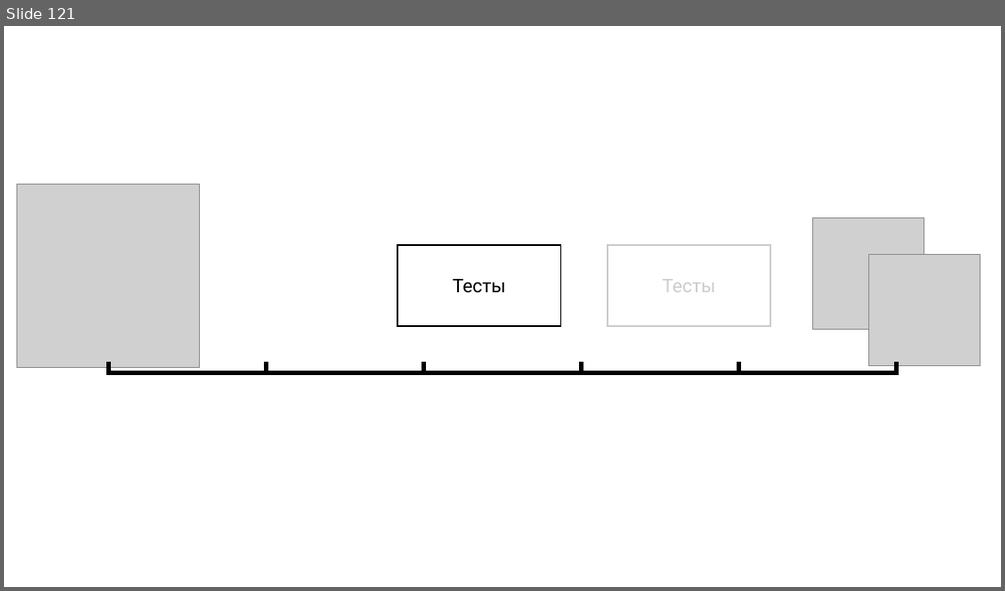
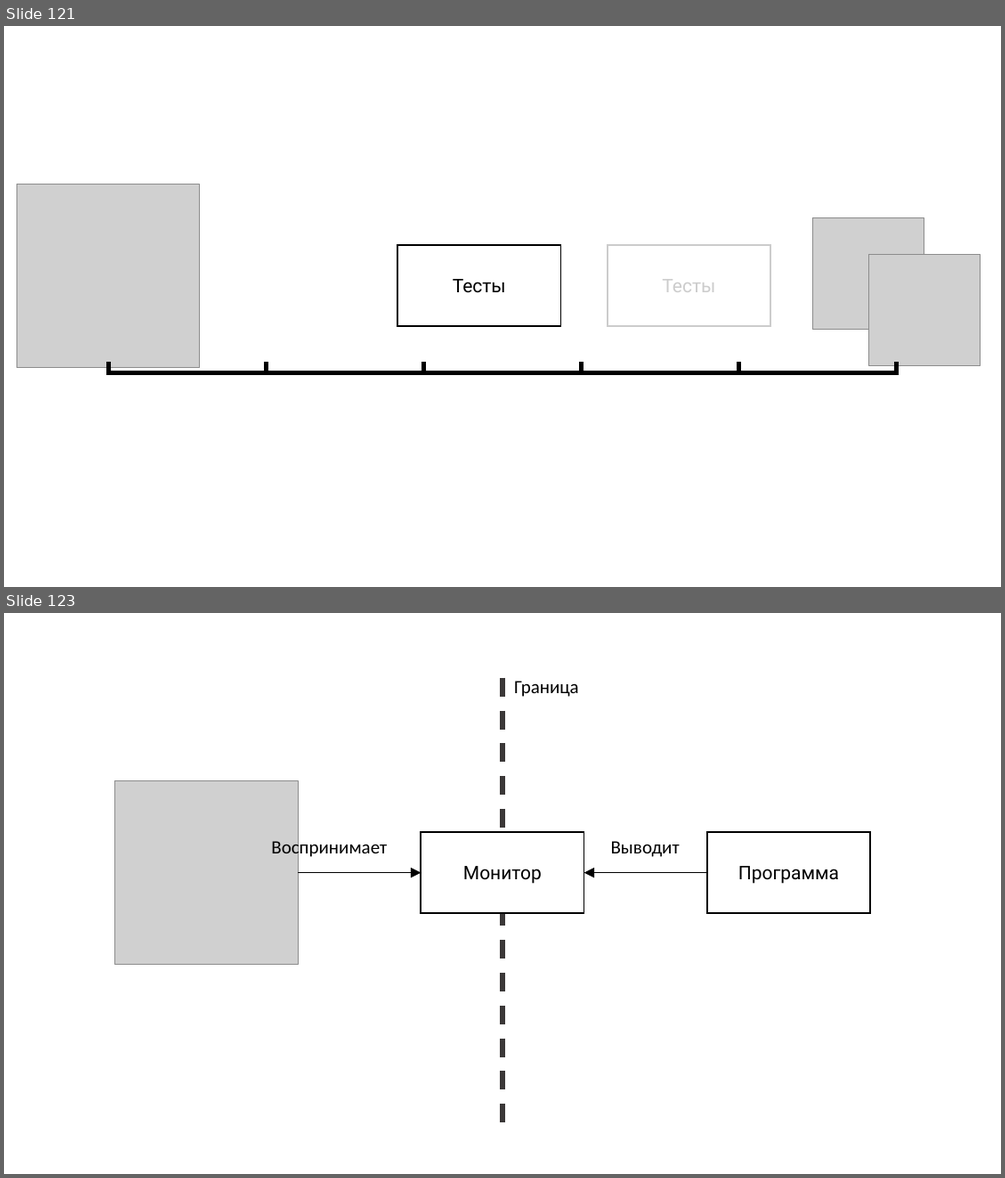
Before and after one commit to rkhaimov/brain-gym, a slide deck: Презентация.pptx. Shown one above the other, each under a label of ours: slide 121 before the commit, slides 121 and 123 after it; the slides between them are not shown. The pictures are 1005x591 and 1005x1178 pixels, drawn with LibreOffice and Linux fonts; fonts in the diff are those of the drawing; grey boxes stand for pictures. Boxes give left, top, right and bottom in pixels: in the first picture for what was removed or moved away, otherwise in the second. Text is boxed around its words. In the diff, an @@ line names an element or a change of style, - is before the commit and + after.

```diff
--- a/Презентация.pptx
+++ b/Презентация.pptx
@@ slide 123 added at box(4, 613, 1001, 1174), background #FFFFFF @@
@@ line added from (502, 678) to (502, 1127), #3B3838 4.5 pt dashed @@
@@ text added at box(514, 681, 579, 697), 18 pt, text #000000 @@
+Граница
@@ picture added at box(114, 781, 298, 965) @@
@@ text added at box(271, 838, 387, 860), 18 pt, text #000000 @@
+Воспринимает
@@ rectangle added at box(421, 832, 584, 914), fill #FFFFFF, outline #000000 1.5 pt, 18 pt, text #000000 @@
+Монитор
@@ text added at box(611, 841, 680, 857), 18 pt, text #000000 @@
+Выводит
@@ rectangle added at box(707, 832, 870, 914), fill #FFFFFF, outline #000000 1.5 pt, 18 pt, text #000000 @@
+Программа
@@ elbow arrow added from (298, 873) to (421, 873), #000000 1.25 pt @@
@@ elbow arrow added from (707, 873) to (584, 873), #000000 1.25 pt @@
```
Also in this commit, not shown: 4 other slides added, 2 other files.
